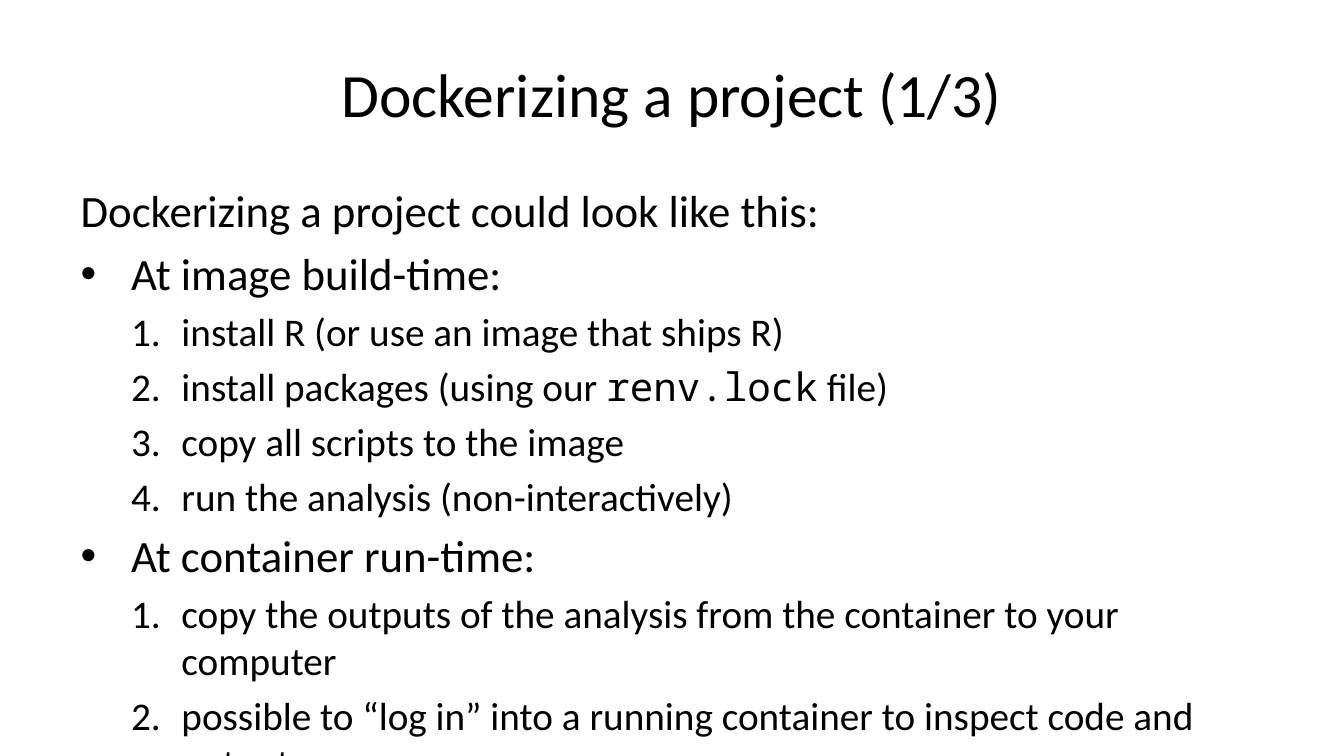
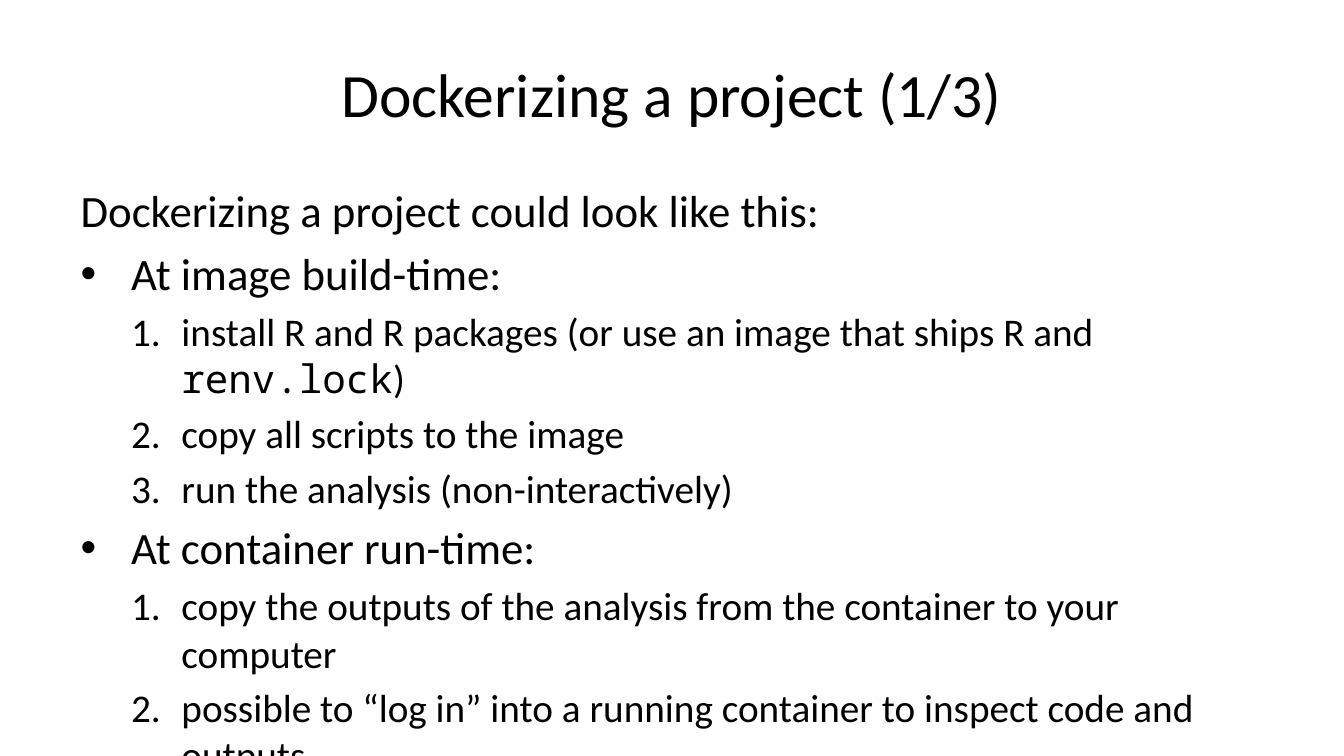
Before and after one commit to b-rodrigues/repro_basf, a slide deck: slide 16 of docs/index.pptx. Drawn at 1344x756 pixels with LibreOffice and Linux fonts; fonts in the diff are those of the drawing. Boxes give left, top, right and bottom in pixels: in the first picture for what was removed or moved away, otherwise in the second. Text is boxed around its words. In the diff, an @@ line names an element or a change of style, - is before the commit and + after.

```diff
--- a/docs/index.pptx
+++ b/docs/index.pptx
@@ text at box(181, 317, 1093, 399): text changed @@
-  1. install R (or use an image that ships R)
-  2. install packages (using our renv.lock file)
+  1. install R and R packages (or use an image that ships R and renv.lock)
```
Also in this commit, not shown: 1 other slide changed, 12 other files.
